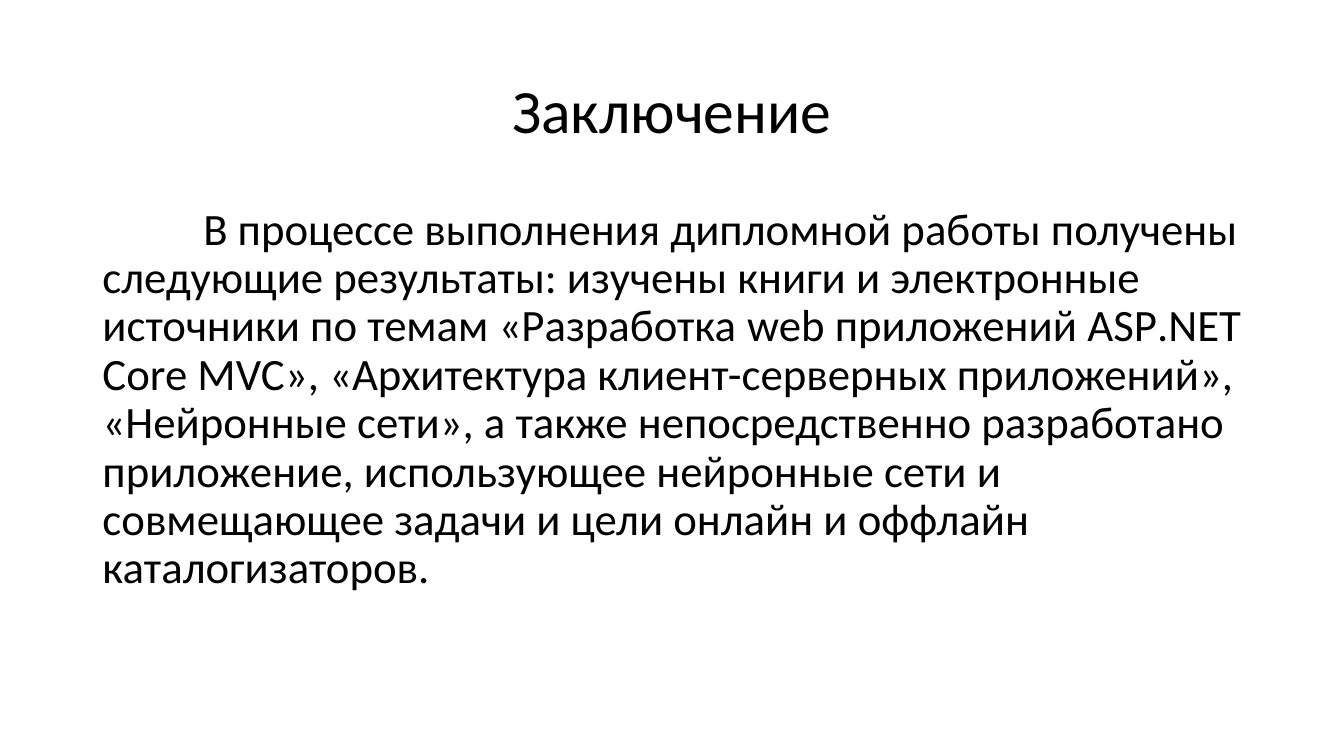
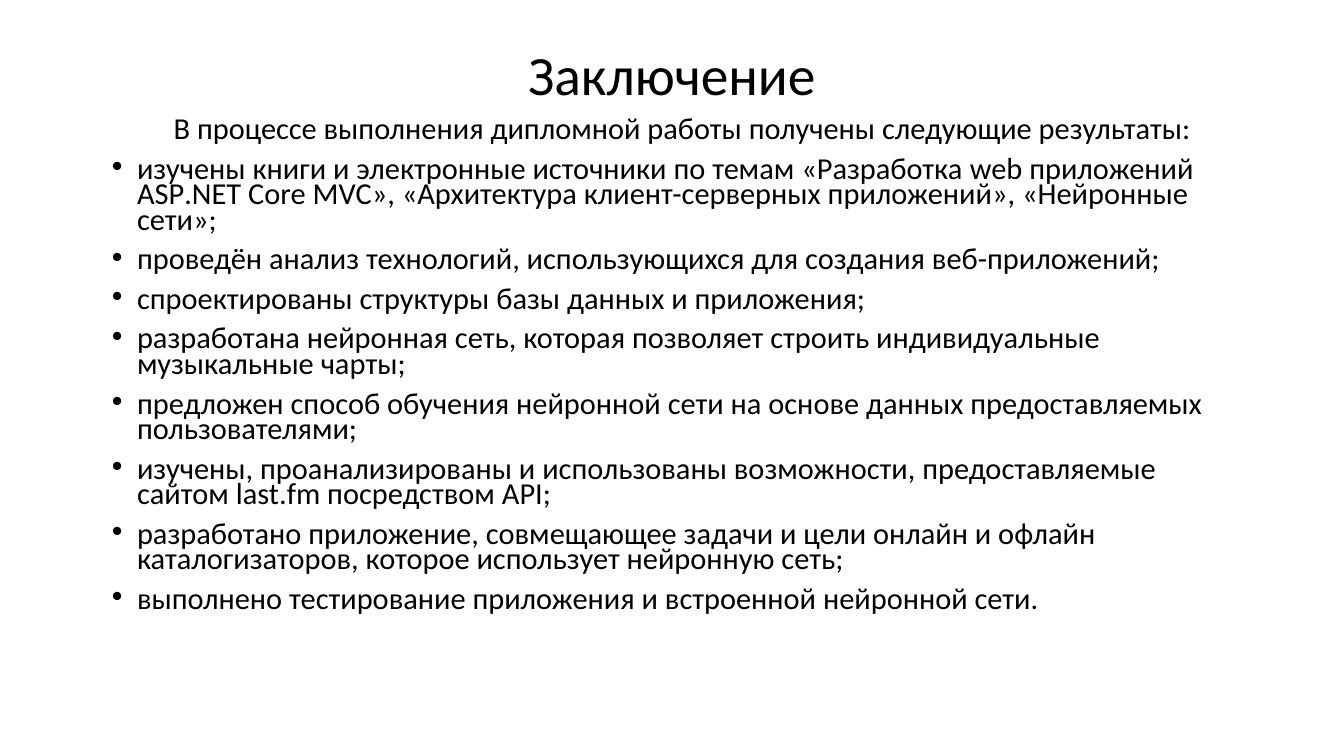
Before and after one commit to minald/Cataloguer, a slide deck: slide 10 of Presentation Minald.pptx (slide 8 before the commit). Drawn at 1344x756 pixels with LibreOffice and Linux fonts; fonts in the diff are those of the drawing. Boxes give left, top, right and bottom in pixels: in the first picture for what was removed or moved away, otherwise in the second. Text is boxed around its words. In the diff, an @@ line names an element or a change of style, - is before the commit and + after.

```diff
--- a/Presentation Minald.pptx
+++ b/Presentation Minald.pptx
@@ title "Заключение" at (x1=528, y1=59, x2=815, y2=96): size 44 to 39.6 pt @@
@@ text at (x1=137, y1=118, x2=1201, y2=614): text changed; size 32 to 21.7 pt @@
-В процессе выполнения дипломной работы получены следующие результаты: изучены книги и электронные источники по темам «Разработка web приложений ASP.NET Core MVC», «Архитектура клиент-серверных приложений», «Нейронные сети», а также непосредственно разработано приложение, использующее нейронные сети и совмещающее задачи и цели онлайн и оффлайн каталогизаторов.
+В процессе выполнения дипломной работы получены следующие результаты:
+• изучены книги и электронные источники по темам «Разработка web приложений ASP.NET Core MVC», «Архитектура клиент-серверных приложений», «Нейронные сети»;
+• проведён анализ технологий, использующихся для создания веб-приложений;
+• спроектированы структуры базы данных и приложения;
+• разработана нейронная сеть, которая позволяет строить индивидуальные музыкальные чарты;
+• предложен способ обучения нейронной сети на основе данных предоставляемых пользователями;
+• изучены, проанализированы и использованы возможности, предоставляемые сайтом last.fm посредством API;
+• разработано приложение, совмещающее задачи и цели онлайн и офлайн каталогизаторов, которое использует нейронную сеть;
+• выполнено тестирование приложения и встроенной нейронной сети.
```
Also in this commit, not shown: 3 other slides changed, 5 slides added, 2 slides removed.
